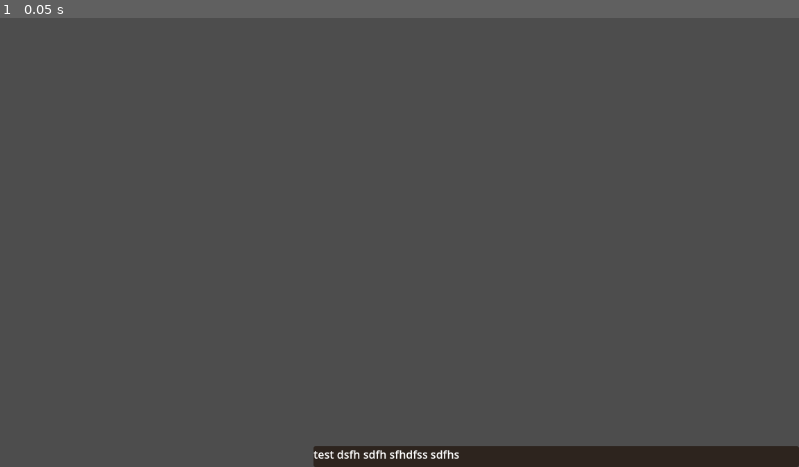
Above: before the commit, frame 1.
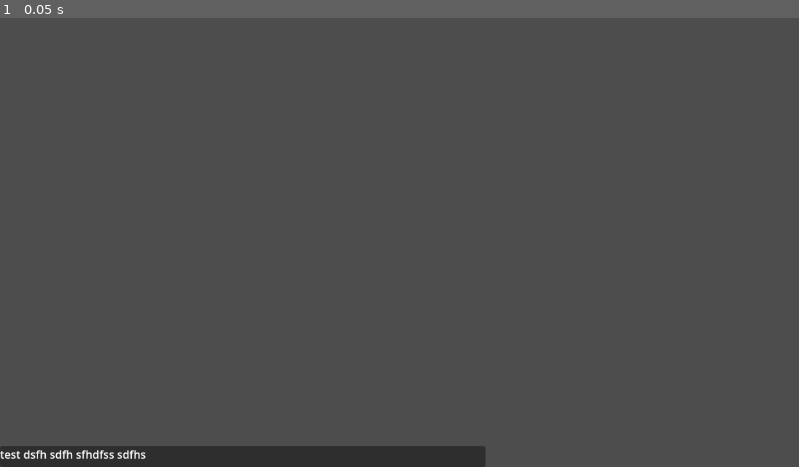
Above: after the commit, the same moment.

Repository: CDcruzCode/Quasai-GPT-Client
Game: Godot game, scene res://message_box.tscn
Two runs of this game, one before a commit and one after it. Both use one fixed random seed, a clock stepped at 60 frames per second and the inputs below. This scene is started directly instead of the project's main scene.
Inputs:
- Up to frame 1 (0.05 s): no input

The runs differ from the first frame. In frame 1, 3.8% of the frame differs, in the area x 0-100%, y 95-100%.

Commit message:
Add files via upload

Diff:
--- a/main_chat.tscn
+++ b/main_chat.tscn
@@ -23,7 +23,7 @@
 self_modulate = Color(0.105882, 0.105882, 0.133333, 1)
 layout_mode = 2
 
-[node name="hbox2" type="HBoxContainer" parent="vbox/PanelContainer"]
+[node name="hbox2" type="HFlowContainer" parent="vbox/PanelContainer"]
 custom_minimum_size = Vector2(0, 30)
 layout_mode = 2
 alignment = 2
@@ -84,6 +84,7 @@
 layout_mode = 2
 size_flags_horizontal = 3
 placeholder_text = "Enter your message"
+drag_and_drop_selection_enabled = false
 wrap_mode = 1
 scroll_fit_content_height = true
 
--- a/message_box.tscn
+++ b/message_box.tscn
@@ -15,15 +15,15 @@
 theme_override_styles/panel = SubResource("StyleBoxEmpty_roovv")
 
 [node name="message_box" type="PanelContainer" parent="."]
-self_modulate = Color(0.941176, 0.360784, 0, 1)
-custom_minimum_size = Vector2(700, 30)
 layout_mode = 2
-size_flags_horizontal = 8
+size_flags_horizontal = 0
 mouse_default_cursor_shape = 2
 script = ExtResource("1_jmfhu")
 
 [node name="msg" type="RichTextLabel" parent="message_box"]
+custom_minimum_size = Vector2(700, 0)
 layout_mode = 2
 mouse_filter = 2
 text = "test dsfh sdfh sfhdfss sdfhs "
 fit_content = true
+scroll_active = false
--- a/scripts/chat.gd
+++ b/scripts/chat.gd
@@ -97,12 +97,16 @@
 	reply = reply.replace("&amp;", "&")
 	reply = remove_after_phrase(reply, "<USER>").strip_edges()
 
-
-	var new_msg:PanelContainer = message_box.instantiate()
-	new_msg.get_node("message_box").size_flags_horizontal = Control.SIZE_SHRINK_BEGIN
-	new_msg.get_node("message_box/msg").text = reply
-	new_msg.get_node("message_box").self_modulate = bot_color
-	chat_log.add_child(new_msg)
+	var reply_array:PackedStringArray = reply.split("\n\n")
+
+	for msg in reply_array:
+		var new_msg:PanelContainer = message_box.instantiate()
+		new_msg.get_node("message_box").size_flags_horizontal = Control.SIZE_SHRINK_BEGIN
+		new_msg.get_node("message_box/msg").text = msg
+		new_msg.get_node("message_box").self_modulate = bot_color
+		new_msg.get_node("message_box").tooltip_text = str(data.usage.completion_tokens) + " Tokens"
+		chat_log.add_child(new_msg)
+
 	loading.hide()
 	await get_tree().process_frame
 	chat_scroll.scroll_vertical = chat_scroll.get_v_scroll_bar().max_value
@@ -137,13 +141,13 @@
 	config.set_value("Settings", "FREQUENCY", frequency_penalty_slider.value)
 	config.save("user://settings.cfg")
 
-	if(openai == null):
-		API_KEY = api_key_input.text
-		MAX_TOKENS = max_tokens_input.value
-		TEMPERATURE = temperature_slider.value
-		PRESENCE = presence_penalty_slider.value
-		FREQUENCY = frequency_penalty_slider.value
-		connect_openai()
+	API_KEY = api_key_input.text
+	MAX_TOKENS = max_tokens_input.value
+	TEMPERATURE = temperature_slider.value
+	PRESENCE = presence_penalty_slider.value
+	FREQUENCY = frequency_penalty_slider.value
+
+	connect_openai()
 
 
 
@@ -178,6 +182,14 @@
 
 
 func send_message(msg:String, model:String = "gpt-3.5-turbo" ):
+	if(API_KEY == "" || API_KEY == null):
+		var new_msg:PanelContainer = message_box.instantiate()
+		new_msg.get_node("message_box").size_flags_horizontal = Control.SIZE_SHRINK_BEGIN
+		new_msg.get_node("message_box/msg").text = "You have not provided an API key. Please open the config menu and add one. For more information and to generate your API key visit openai.com."
+		new_msg.get_node("message_box").self_modulate = Color.DARK_RED
+		chat_log.add_child(new_msg)
+		return
+
 	bot_thinking = true
 	loading.show()
 	print("USER MSG: "+msg)
@@ -293,6 +305,7 @@
 
 func load_saved_chat(id:int):
 	if(id == 0):
+		clear_chat()
 		return
 
 	bot_thinking = true
@@ -307,18 +320,22 @@
 
 	for msg in chat_memory:
 		print(msg)
-		var new_msg = message_box.instantiate()
 
 		if(msg.strip_edges().begins_with("<USER>")):
+			var new_msg = message_box.instantiate()
 			new_msg.get_node("message_box").size_flags_horizontal = Control.SIZE_SHRINK_END
 			new_msg.get_node("message_box/msg").text = msg.strip_edges().trim_prefix("<USER> ")
 			new_msg.get_node("message_box").self_modulate = user_color
 			chat_log.add_child(new_msg)
 		else:
-			new_msg.get_node("message_box").size_flags_horizontal = Control.SIZE_SHRINK_BEGIN
-			new_msg.get_node("message_box/msg").text = msg
-			new_msg.get_node("message_box").self_modulate = bot_color
-			chat_log.add_child(new_msg)
+			var reply_array:PackedStringArray = msg.split("\n\n")
+
+			for line in reply_array:
+				var new_msg:PanelContainer = message_box.instantiate()
+				new_msg.get_node("message_box").size_flags_horizontal = Control.SIZE_SHRINK_BEGIN
+				new_msg.get_node("message_box/msg").text = line
+				new_msg.get_node("message_box").self_modulate = bot_color
+				chat_log.add_child(new_msg)
 
 	await get_tree().process_frame
 	chat_scroll.scroll_vertical = chat_scroll.get_v_scroll_bar().max_value
Not shown, added: scripts/prompts/image_prompter.txt
